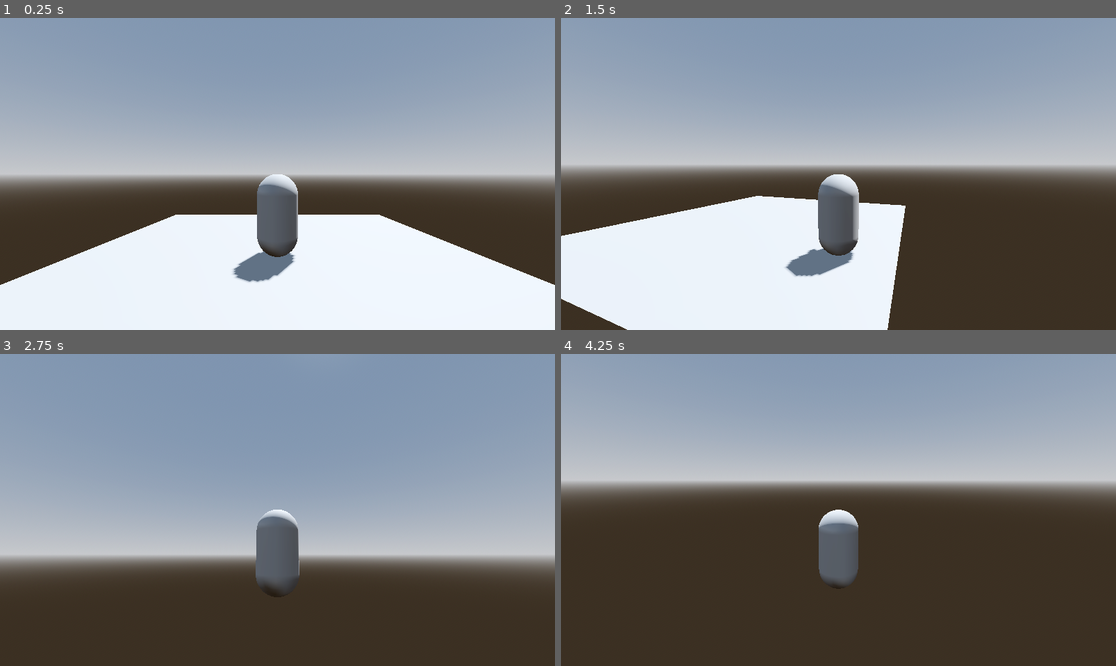
Above: before the commit, frames 1-4 (two rows, left to right).
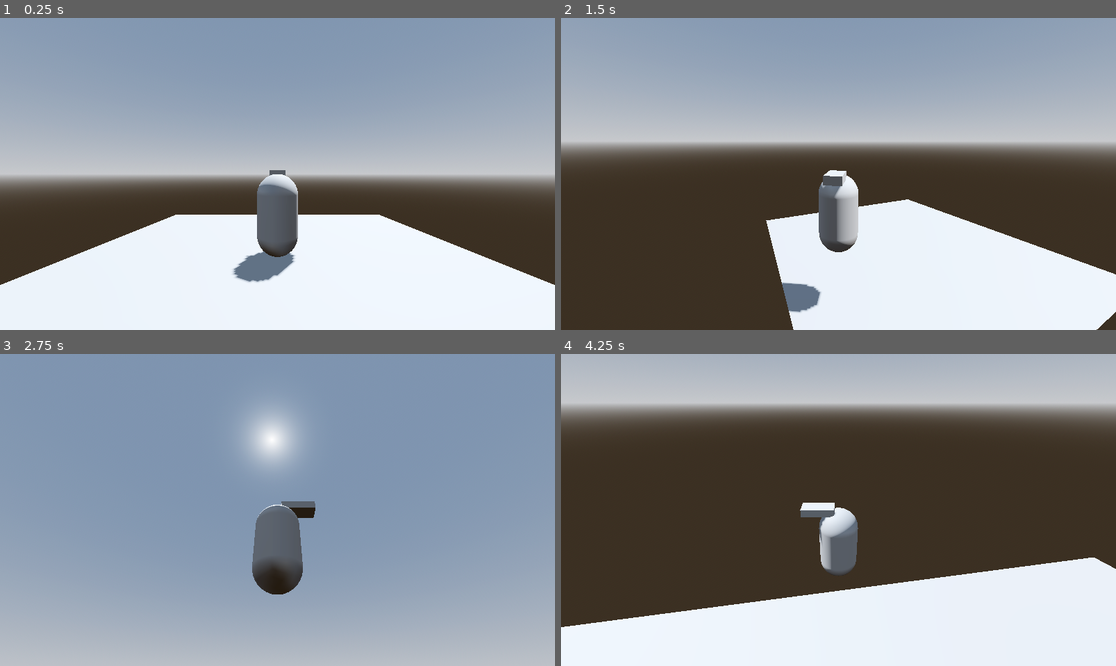
Above: after the commit, the same moments.

Repository: dhedner/DES214-3D-Handcrafted-Level
Game: Godot game, scene res://Level.tscn
Same seed, same stepped clock (60 frames per second), same inputs: the game is played once before the commit and once after it. The project has no main scene, so this scene is started directly.
Inputs (mouse positions are in pixels of both pictures, inside the frame that each line leads up to):
- Up to frame 1 (0.25 s): no input
- Up to frame 2 (1.5 s): tap Enter at 0.5 s; move the mouse to (960, 158) at 0.52 s; hold D (move_right) 0.53-1.28 s; tap Space (jump, bound only after the commit) at 0.6, 0.77, 1.07, 1.35 s; move the mouse to (727, 189) at 1.27 s; hold S (move_back) from 1.28 s (still down)
- Up to frame 3 (2.75 s): tap Space (jump, bound only after the commit) at 1.52, 1.82, 2.1 s; move the mouse to (333, 441) at 2.02 s; release S (move_back) at 2.03 s; hold D (move_right) from 2.03 s (still down)
- Up to frame 4 (4.25 s): move the mouse to (810, 572) at 2.77 s; release D (move_right) at 2.78 s; hold W (move_forward) 2.78-3.53 s; tap Space (jump, bound only after the commit) at 2.85, 3.02, 3.32, 3.6, 3.77, 4.07 s; move the mouse to (1005, 556) at 3.52 s; hold A (move_left) from 3.53 s (still down)

The runs differ from the first frame. In frame 1, less than 0.1% of the frame differs, in the area x 43-52%, y 48-78%; in frame 2, 40%; in frame 3, 55%; in frame 4, 71%, in the area x 0-100%, y 0-100%.

Commit message:
add double jump and player rotation

Diff:
--- a/Player.gd
+++ b/Player.gd
@@ -3,15 +3,19 @@
 
 @export var speed = 5.0
 @export var acceleration = 8.0
-@export var jump_velocity = 4.5
-@export var rotation_speed = 12.0
+@export var jump_velocity = 5.5
+@export var double_jump_velocity = 4.5
+@export var smoothing_speed = 12.0
 @export var camera_sensitivity = 0.0015
 
 # Get the gravity from the project settings to be synced with RigidBody nodes.
 var gravity = ProjectSettings.get_setting("physics/3d/default_gravity")
+var jumps = 0
+var is_jumping = false
 
-@onready var spring_arm = $SpringArm3D
-@onready var model = $Rig
+@onready var model = $PlayerRig
+@onready var camera_rig = $CameraRig
+@onready var spring_arm = $CameraRig/SpringArm3D
 
 func _physics_process(delta):
 	# Add the gravity
@@ -23,24 +27,38 @@
 
 	move_and_slide()
 
-	# Turn player towards the direction they're walking
-	if velocity.length() > 1.0:
-		model.rotation.y = lerp_angle(model.rotation.y, spring_arm.rotation.y, rotation_speed * delta)
+	if is_on_floor():
+		jumps = 0
+
+	if Input.is_action_just_pressed("jump") and jumps < 2:
+		if jumps == 0 or (jumps == 1 and !is_jumping):
+			if (jumps == 0):
+				velocity.y = jump_velocity
+			else:
+				velocity.y = double_jump_velocity
+			jumps += 1
+			is_jumping = true
+
+	if is_on_floor():
+		is_jumping = false
 
 func get_move_input(delta):
-	# Temporarily zero-out y velocity to set direction to horizontal motion
-	var vy = velocity.y
-	velocity.y = 0
-
 	# Get the input direction and handle the movement/deceleration
 	var input_dir = Input.get_vector("move_left", "move_right", "move_forward", "move_back")
-	var direction = Vector3(input_dir.x, 0, input_dir.y).rotated(Vector3.UP, spring_arm.rotation.y)
-	velocity = lerp(velocity, direction * speed, acceleration * delta)
-	velocity.y = vy
+	var direction = (transform.basis * Vector3(input_dir.x, 0, input_dir.y)).normalized()
+	direction = direction.rotated(Vector3.UP, camera_rig.rotation.y)
+
+	if direction:
+		velocity.x = lerp(velocity.x, direction.x * speed, smoothing_speed * delta)
+		velocity.z = lerp(velocity.z, direction.z * speed, smoothing_speed * delta)
+		model.rotation.y = lerp_angle(model.rotation.y, atan2(-velocity.x, -velocity.z), smoothing_speed * delta)
+	else:
+		velocity.x = lerp(velocity.x, 0.0 * speed, smoothing_speed * delta)
+		velocity.z = lerp(velocity.z, 0.0 * speed, smoothing_speed * delta)
 
 func _unhandled_input(event):
 	if event is InputEventMouseMotion:
 		# Rotate the camera's spring arm in response to mouse movement
-		spring_arm.rotation.x -= event.relative.y * camera_sensitivity
-		spring_arm.rotation_degrees.x = clamp(spring_arm.rotation_degrees.x, -90.0, 30.0)
-		spring_arm.rotation.y -= event.relative.x * camera_sensitivity
+		camera_rig.rotate_y(-event.relative.x * 0.005)
+		spring_arm.rotate_x(-event.relative.y * 0.005)
+		spring_arm.rotation.x = clamp(spring_arm.rotation.x, -PI/4, PI/4)
--- a/Player.tscn
+++ b/Player.tscn
@@ -1,35 +1,38 @@
 [gd_scene load_steps=5 format=3 uid="uid://dixiiapocp707"]
 
 [ext_resource type="Script" path="res://Player.gd" id="1_r287l"]
+
+[sub_resource type="CapsuleShape3D" id="CapsuleShape3D_grftx"]
 
 [sub_resource type="CapsuleMesh" id="CapsuleMesh_7adgh"]
 
 [sub_resource type="BoxMesh" id="BoxMesh_ll0yo"]
 size = Vector3(0.4, 0.2, 0.4)
 
-[sub_resource type="CapsuleShape3D" id="CapsuleShape3D_grftx"]
-
 [node name="Player" type="CharacterBody3D"]
+collision_layer = 2
 script = ExtResource("1_r287l")
-
-[node name="Rig" type="Node3D" parent="."]
-
-[node name="MeshInstance3D" type="MeshInstance3D" parent="Rig"]
-transform = Transform3D(1, 0, 0, 0, 1, 0, 0, 0, 1, 0, 1, 0)
-mesh = SubResource("CapsuleMesh_7adgh")
-skeleton = NodePath("../..")
-
-[node name="MeshInstance3D" type="MeshInstance3D" parent="Rig/MeshInstance3D"]
-transform = Transform3D(1, 0, 0, 0, 1, 0, 0, 0, 1, 0, 0.403515, -0.496062)
-mesh = SubResource("BoxMesh_ll0yo")
 
 [node name="CollisionShape3D" type="CollisionShape3D" parent="."]
 transform = Transform3D(1, 0, 0, 0, 1, 0, 0, 0, 1, 0, 1, 0)
 shape = SubResource("CapsuleShape3D_grftx")
 
-[node name="SpringArm3D" type="SpringArm3D" parent="."]
+[node name="PlayerRig" type="Node3D" parent="."]
+
+[node name="MeshInstance3D" type="MeshInstance3D" parent="PlayerRig"]
+transform = Transform3D(1, 0, 0, 0, 1, 0, 0, 0, 1, 0, 1, 0)
+mesh = SubResource("CapsuleMesh_7adgh")
+skeleton = NodePath("../..")
+
+[node name="MeshInstance3D" type="MeshInstance3D" parent="PlayerRig/MeshInstance3D"]
+transform = Transform3D(1, 0, 0, 0, 1, 0, 0, 0, 2, 0, 1, -0.5)
+mesh = SubResource("BoxMesh_ll0yo")
+
+[node name="CameraRig" type="Node3D" parent="."]
+
+[node name="SpringArm3D" type="SpringArm3D" parent="CameraRig"]
 transform = Transform3D(1, 0, 0, 0, 1, 0, 0, 0, 1, 0, 2, 0)
 spring_length = 5.0
 margin = 0.1
 
-[node name="Camera3D" type="Camera3D" parent="SpringArm3D"]
+[node name="Camera3D" type="Camera3D" parent="CameraRig/SpringArm3D"]
--- a/project.godot
+++ b/project.godot
@@ -36,3 +36,8 @@
 "events": [Object(InputEventKey,"resource_local_to_scene":false,"resource_name":"","device":-1,"window_id":0,"alt_pressed":false,"shift_pressed":false,"ctrl_pressed":false,"meta_pressed":false,"pressed":false,"keycode":0,"physical_keycode":68,"key_label":0,"unicode":100,"echo":false,"script":null)
 ]
 }
+jump={
+"deadzone": 0.5,
+"events": [Object(InputEventKey,"resource_local_to_scene":false,"resource_name":"","device":-1,"window_id":0,"alt_pressed":false,"shift_pressed":false,"ctrl_pressed":false,"meta_pressed":false,"pressed":false,"keycode":0,"physical_keycode":32,"key_label":0,"unicode":32,"echo":false,"script":null)
+]
+}
